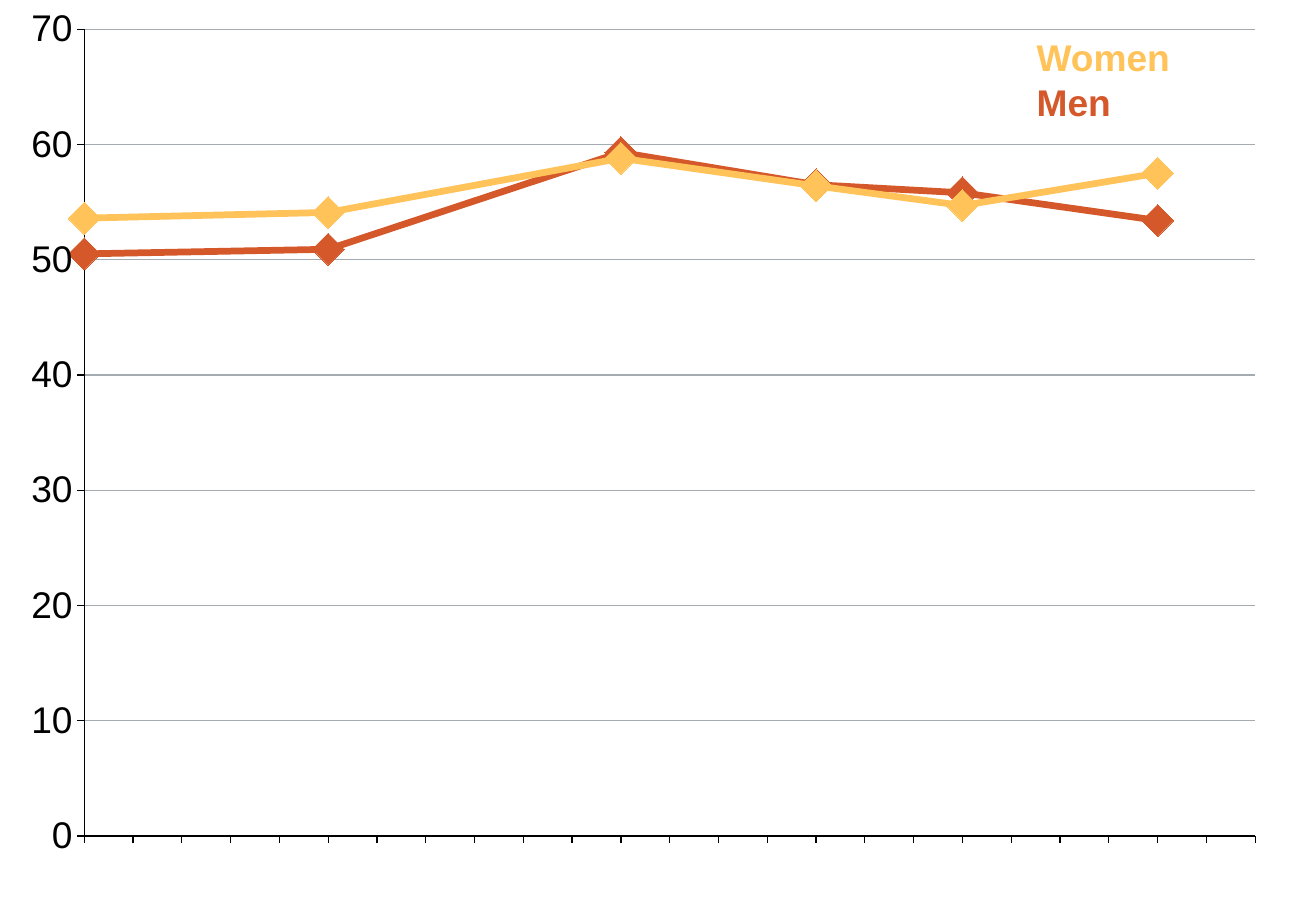
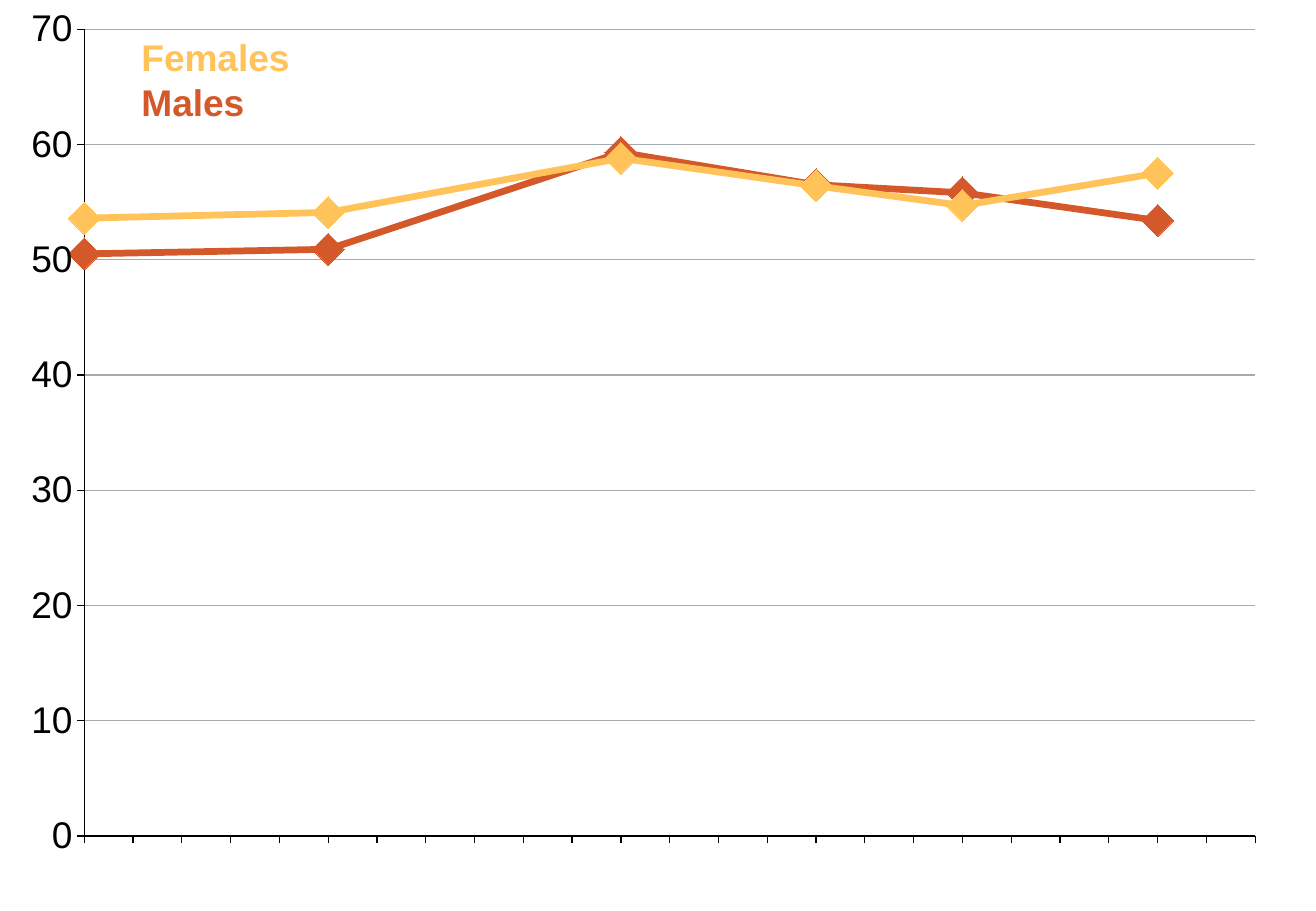
Before and after one commit to grattaninstitute/Sugary-drink-tax, a slide deck: slide 5 of atlas/ObesityCharts.pptx. Drawn at 1316x911 pixels with LibreOffice and Linux fonts; fonts in the diff are those of the drawing. Boxes give left, top, right and bottom in pixels: in the first picture for what was removed or moved away, otherwise in the second. Text is boxed around its words. In the diff, an @@ line names an element or a change of style, - is before the commit and + after.

```diff
--- a/atlas/ObesityCharts.pptx
+++ b/atlas/ObesityCharts.pptx
@@ text added at (141, 44, 289, 72), 22 pt, text #FFC35A, bold @@
+Females
@@ text removed at (1037, 45, 1170, 72) @@
-Women
@@ text added at (141, 89, 244, 117), 22 pt, text #D4582A, bold @@
+Males
@@ text removed at (1037, 90, 1111, 117) @@
-Men
```
Also in this commit, not shown: 1 other slide changed, 17 other files.
